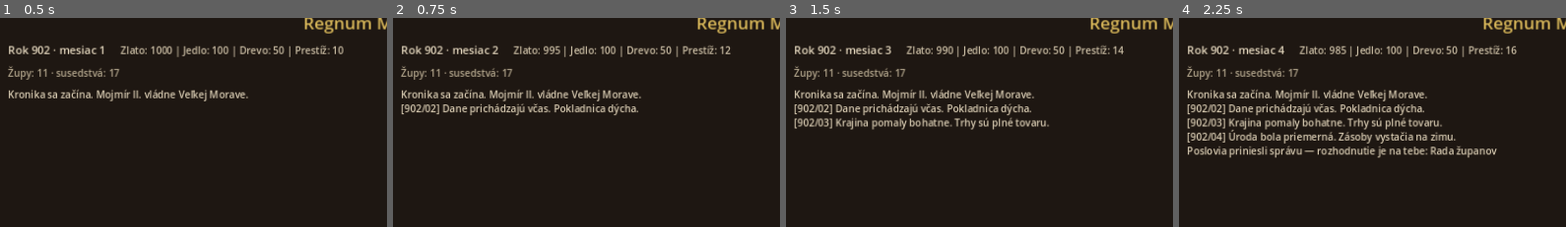
Above: before the commit, frames 1-4 (left to right).
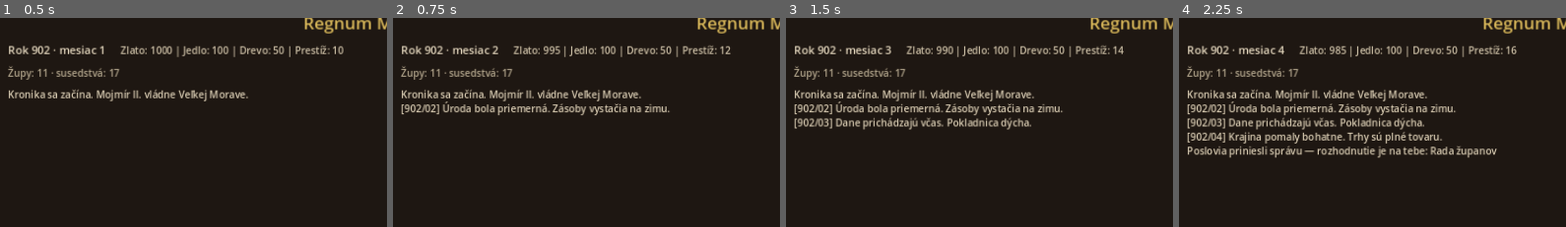
Above: after the commit, the same moments.

Repository: kriklavycarodejnik/Regnum-moravicum
Game: Godot game, scene res://scenes/main/Main.tscn
Same seed, same stepped clock (60 frames per second), same inputs: the game is played once before the commit and once after it.
Inputs:
- Up to frame 1 (0.5 s): no input
- Up to frame 2 (0.75 s): click "Ďalší mesiac" at 0.5 s
- Up to frame 3 (1.5 s): click "Ďalší mesiac" at 1.25 s
- Up to frame 4 (2.25 s): click "Ďalší mesiac" at 2 s
The pictures show only the part of the screen within x 0-50%, y 2-52%; the shares and areas given below are measured in that part.

Frame 1 is identical in both runs. In frame 2, 1.4% of the frame differs, in the area x 12-72%, y 39-47%; in frame 3, 2.8%; in frame 4, 4.3%, in the area x 12-72%, y 39-61%.

Commit message:
feat(godot): M3 skeleton — WarManager adjacency + DiplomacyManager moods
- WarManager: neighbors, occupation, frontiers
- DiplomacyManager: 6 factions (React kánon), personality mood drift, gifts
- Tick wires diplomacy + war phases
- Smoke v3: adjacency, frontiers, drift, events, determinism — SMOKE_PASS

Diff:
--- a/godot/autoloads/GameManager.gd
+++ b/godot/autoloads/GameManager.gd
@@ -8,6 +8,8 @@
 const _NobilityManager := preload("res://scripts/managers/NobilityManager.gd")
 const _NarrationManager := preload("res://scripts/managers/NarrationManager.gd")
 const _EventManager := preload("res://scripts/managers/EventManager.gd")
+const _DiplomacyManager := preload("res://scripts/managers/DiplomacyManager.gd")
+const _WarManager := preload("res://scripts/managers/WarManager.gd")
 const _MapManager := preload("res://scripts/managers/MapManager.gd")
 
 var game_state
@@ -17,23 +19,28 @@
 var nobility_manager
 var narration_manager
 var event_manager
+var diplomacy_manager
+var war_manager
 var map_manager
 
 
 func _ready() -> void:
 	_bootstrap()
-	print("GameManager ready – M1+M2+events (year %d, provinces %d)" % [
-		game_state.year, game_state.provinces.size()
+	print("GameManager ready – M1+M2+M3skel (year %d, provinces %d, factions %d)" % [
+		game_state.year, game_state.provinces.size(), game_state.factions.size()
 	])
 
 
 func _bootstrap() -> void:
 	game_state = _GameState.new()
 	save_manager = _SaveManager.new(42)
+	var rng = save_manager.get_rng()
 	economy_manager = _EconomyManager.new(game_state)
-	nobility_manager = _NobilityManager.new(game_state, save_manager.get_rng())
-	narration_manager = _NarrationManager.new(game_state, save_manager.get_rng())
-	event_manager = _EventManager.new(game_state, save_manager.get_rng())
+	nobility_manager = _NobilityManager.new(game_state, rng)
+	narration_manager = _NarrationManager.new(game_state, rng)
+	event_manager = _EventManager.new(game_state, rng)
+	diplomacy_manager = _DiplomacyManager.new(game_state, rng)
+	war_manager = _WarManager.new(game_state, rng)
 	map_manager = _MapManager.new(game_state)
 	var loaded: int = map_manager.load_provinces_from_dir("res://data/provinces/")
 	print("MapManager loaded provinces: ", loaded)
@@ -43,6 +50,8 @@
 		nobility_manager,
 		narration_manager,
 		event_manager,
+		diplomacy_manager,
+		war_manager,
 		save_manager
 	)
 
@@ -81,10 +90,13 @@
 	if loaded == null:
 		return false
 	game_state = loaded
+	var rng = save_manager.get_rng()
 	economy_manager = _EconomyManager.new(game_state)
-	nobility_manager = _NobilityManager.new(game_state, save_manager.get_rng())
-	narration_manager = _NarrationManager.new(game_state, save_manager.get_rng())
-	event_manager = _EventManager.new(game_state, save_manager.get_rng())
+	nobility_manager = _NobilityManager.new(game_state, rng)
+	narration_manager = _NarrationManager.new(game_state, rng)
+	event_manager = _EventManager.new(game_state, rng)
+	diplomacy_manager = _DiplomacyManager.new(game_state, rng)
+	war_manager = _WarManager.new(game_state, rng)
 	map_manager = _MapManager.new(game_state)
 	map_manager.provinces = game_state.provinces.duplicate(true)
 	tick_manager = _TickManager.new(
@@ -93,6 +105,8 @@
 		nobility_manager,
 		narration_manager,
 		event_manager,
+		diplomacy_manager,
+		war_manager,
 		save_manager
 	)
 	return true
--- a/godot/scripts/core/TickManager.gd
+++ b/godot/scripts/core/TickManager.gd
@@ -9,15 +9,28 @@
 var nobility
 var narration
 var events
+var diplomacy
+var war
 var save_manager
 
 
-func _init(state, eco, nob, nar, ev = null, save = null) -> void:
+func _init(
+	state,
+	eco,
+	nob,
+	nar,
+	ev = null,
+	dip = null,
+	w = null,
+	save = null
+) -> void:
 	game_state = state
 	economy = eco
 	nobility = nob
 	narration = nar
 	events = ev
+	diplomacy = dip
+	war = w
 	save_manager = save
 
 
@@ -36,8 +49,13 @@
 		"month": game_state.month
 	}
 
+	# Order aligned with architecture (subset of full 14 phases)
 	report["economy"] = economy.process_economy()
 	report["nobility"] = nobility.process_nobility()
+	if diplomacy != null:
+		report["diplomacy"] = diplomacy.process_diplomacy()
+	if war != null:
+		report["war"] = war.process_wars()
 	if events != null:
 		report["event"] = events.process_events()
 
--- /dev/null
+++ b/godot/scripts/managers/DiplomacyManager.gd
@@ -0,0 +1,88 @@
+# scripts/managers/DiplomacyManager.gd
+class_name DiplomacyManager
+extends RefCounted
+
+## M3 skeleton — faction moods + personality drift.
+## Full treaty AI ports React diplomacyEngine later.
+
+var game_state
+var rng: RandomNumberGenerator
+
+const PERSONALITY_DRIFT := {
+	"aggressive": -1.5,
+	"loyal": 0.5,
+	"opportunist": -0.5,
+	"traitor": -1.0,
+	"diplomatic": 0.25
+}
+
+
+func _init(state, rng_ref: RandomNumberGenerator) -> void:
+	game_state = state
+	rng = rng_ref
+	_ensure_default_factions()
+
+
+func _ensure_default_factions() -> void:
+	if not game_state.factions.is_empty():
+		return
+	# React INITIAL_FACTIONS parity (kánon v1.1 — bez Kumánov pri štarte 902)
+	var defaults := [
+		{"id": "zupani", "name": "Župani", "personality": "loyal", "mood": 70.0},
+		{"id": "cyrilometodski", "name": "Cyrilometodskí Kňazi", "personality": "opportunist", "mood": 55.0},
+		{"id": "byzantski", "name": "Byzantskí Poslovia", "personality": "opportunist", "mood": 50.0},
+		{"id": "nemecki", "name": "Nemeckí Kolonisti", "personality": "traitor", "mood": 40.0},
+		{"id": "madari", "name": "Maďarské zvyšky", "personality": "aggressive", "mood": 30.0},
+		{"id": "bogatovci", "name": "Bogatovci", "personality": "opportunist", "mood": 45.0}
+	]
+	for f in defaults:
+		game_state.factions[f["id"]] = f.duplicate(true)
+
+
+func decay_moods() -> void:
+	for fid in game_state.factions:
+		var f = game_state.factions[fid]
+		if typeof(f) != TYPE_DICTIONARY:
+			continue
+		var personality: String = str(f.get("personality", "opportunist"))
+		var drift: float = float(PERSONALITY_DRIFT.get(personality, -0.25))
+		var mood: float = float(f.get("mood", 50.0))
+		# Small noise from seeded RNG
+		drift += rng.randf_range(-0.15, 0.15)
+		f["mood"] = clampf(mood + drift, 0.0, 100.0)
+
+
+func get_mood(faction_id: String) -> float:
+	var f = game_state.factions.get(faction_id)
+	if f == null or typeof(f) != TYPE_DICTIONARY:
+		return 50.0
+	return float(f.get("mood", 50.0))
+
+
+func apply_gift(faction_id: String, gold_cost: int = 20) -> Dictionary:
+	if int(game_state.resources.get("gold", 0)) < gold_cost:
+		return {"ok": false, "error": "not_enough_gold"}
+	game_state.resources["gold"] = int(game_state.resources.get("gold", 0)) - gold_cost
+	var f = game_state.factions.get(faction_id)
+	if f == null or typeof(f) != TYPE_DICTIONARY:
+		return {"ok": false, "error": "unknown_faction"}
+	f["mood"] = clampf(float(f.get("mood", 50.0)) + 8.0, 0.0, 100.0)
+	return {"ok": true, "faction": faction_id, "mood": f["mood"]}
+
+
+func process_diplomacy() -> Dictionary:
+	decay_moods()
+	var summary: Array = []
+	for fid in game_state.factions:
+		var f = game_state.factions[fid]
+		if typeof(f) == TYPE_DICTIONARY:
+			summary.append({
+				"id": fid,
+				"mood": f.get("mood", 50.0),
+				"personality": f.get("personality", "")
+			})
+	return {
+		"type": "diplomacy",
+		"factions": summary,
+		"placeholder": true
+	}
--- /dev/null
+++ b/godot/scripts/managers/WarManager.gd
@@ -0,0 +1,79 @@
+# scripts/managers/WarManager.gd
+class_name WarManager
+extends RefCounted
+
+## M3 skeleton — adjacency + occupation stubs.
+## Full battle resolution ports Phase 2 React battle engine later.
+
+var game_state
+var rng: RandomNumberGenerator
+
+
+func _init(state, rng_ref: RandomNumberGenerator) -> void:
+	game_state = state
+	rng = rng_ref
+
+
+func get_neighbors(province_id: String) -> Array:
+	var p = game_state.provinces.get(province_id)
+	if p == null or typeof(p) != TYPE_DICTIONARY:
+		return []
+	return p.get("neighbors", [])
+
+
+func are_adjacent(a: String, b: String) -> bool:
+	return b in get_neighbors(a)
+
+
+func get_owner(province_id: String) -> String:
+	var p = game_state.provinces.get(province_id)
+	if p == null or typeof(p) != TYPE_DICTIONARY:
+		return ""
+	return str(p.get("owner_faction", ""))
+
+
+func set_occupier(province_id: String, faction_id: String) -> bool:
+	if not game_state.provinces.has(province_id):
+		return false
+	var p = game_state.provinces[province_id]
+	if typeof(p) != TYPE_DICTIONARY:
+		return false
+	p["occupier_faction"] = faction_id
+	return true
+
+
+func clear_occupation(province_id: String) -> void:
+	var p = game_state.provinces.get(province_id)
+	if p != null and typeof(p) == TYPE_DICTIONARY:
+		p.erase("occupier_faction")
+
+
+func list_frontiers(faction_id: String = "moravia") -> Array:
+	## Provinces owned by faction that border a different owner/occupier.
+	var frontiers: Array = []
+	for pid in game_state.provinces:
+		var p = game_state.provinces[pid]
+		if typeof(p) != TYPE_DICTIONARY:
+			continue
+		var owner: String = str(p.get("owner_faction", ""))
+		if owner != faction_id:
+			continue
+		for n in p.get("neighbors", []):
+			var np = game_state.provinces.get(n)
+			if np == null or typeof(np) != TYPE_DICTIONARY:
+				continue
+			var n_owner: String = str(np.get("occupier_faction", np.get("owner_faction", "")))
+			if n_owner != faction_id:
+				frontiers.append({"province": pid, "neighbor": n, "neighbor_control": n_owner})
+	return frontiers
+
+
+func process_wars() -> Dictionary:
+	## Placeholder monthly war tick — no auto battles yet.
+	var frontiers := list_frontiers("moravia")
+	return {
+		"type": "war",
+		"frontier_count": frontiers.size(),
+		"frontiers_sample": frontiers.slice(0, mini(3, frontiers.size())),
+		"placeholder": true
+	}
--- a/godot/tools/smoke_test.gd
+++ b/godot/tools/smoke_test.gd
@@ -1,6 +1,4 @@
 # tools/smoke_test.gd
-# Headless smoke: determinism, provinces+neighbors, events, save/load
-# godot --headless --path . -s res://tools/smoke_test.gd
 extends SceneTree
 
 const _GameState := preload("res://scripts/core/GameState.gd")
@@ -10,119 +8,115 @@
 const _NobilityManager := preload("res://scripts/managers/NobilityManager.gd")
 const _NarrationManager := preload("res://scripts/managers/NarrationManager.gd")
 const _EventManager := preload("res://scripts/managers/EventManager.gd")
+const _DiplomacyManager := preload("res://scripts/managers/DiplomacyManager.gd")
+const _WarManager := preload("res://scripts/managers/WarManager.gd")
 const _MapManager := preload("res://scripts/managers/MapManager.gd")
 
 
 func _make_world(seed_value: int):
 	var state = _GameState.new()
 	var save = _SaveManager.new(seed_value)
+	var rng = save.get_rng()
 	var map = _MapManager.new(state)
 	map.load_provinces_from_dir("res://data/provinces/")
 	state.nobles["mojmir_ii"] = {
 		"id": "mojmir_ii", "name": "Mojmír II.", "birth_year": 870, "is_ruler": true
 	}
 	var eco = _EconomyManager.new(state)
-	var nob = _NobilityManager.new(state, save.get_rng())
-	var nar = _NarrationManager.new(state, save.get_rng())
-	var ev = _EventManager.new(state, save.get_rng())
-	var tick = _TickManager.new(state, eco, nob, nar, ev, save)
-	return {"state": state, "save": save, "tick": tick, "events": ev, "map": map}
+	var nob = _NobilityManager.new(state, rng)
+	var nar = _NarrationManager.new(state, rng)
+	var ev = _EventManager.new(state, rng)
+	var dip = _DiplomacyManager.new(state, rng)
+	var war = _WarManager.new(state, rng)
+	var tick = _TickManager.new(state, eco, nob, nar, ev, dip, war, save)
+	return {
+		"state": state, "save": save, "tick": tick, "events": ev,
+		"dip": dip, "war": war, "map": map
+	}
 
 
 func _init() -> void:
 	var ok := true
-	print("=== Regnum Moravicum smoke test v2 ===")
+	print("=== Regnum Moravicum smoke test v3 (M3skel) ===")
 
 	var w = _make_world(42)
 	var state = w.state
 	var save = w.save
 	var tick = w.tick
 	var events = w.events
+	var war = w.war
+	var dip = w.dip
 
-	# Provinces + neighbors
 	if state.provinces.size() != 11:
-		print("FAIL: provinces ", state.provinces.size())
-		ok = false
+		print("FAIL: provinces"); ok = false
 	else:
 		print("provinces: 11")
 
-	var edges := 0
-	for pid in state.provinces:
-		var p = state.provinces[pid]
-		var ns: Array = p.get("neighbors", [])
-		edges += ns.size()
-		for n in ns:
-			if not state.provinces.has(n):
-				print("FAIL: neighbor missing ", n)
-				ok = false
-			elif not state.provinces[n].get("neighbors", []).has(pid):
-				print("FAIL: asymmetric edge ", pid, "<->", n)
-				ok = false
-	print("neighbor edges (directed count): ", edges)
+	if state.factions.size() != 6:
+		print("FAIL: factions ", state.factions.size()); ok = false
+	else:
+		print("factions: 6")
 
-	# Determinism: two worlds same seed → same chronicles after N ticks
+	# Adjacency
+	if not war.are_adjacent("nitra", "morava"):
+		print("FAIL: nitra-morava adjacency"); ok = false
+	else:
+		print("adjacency nitra↔morava OK")
+	if war.are_adjacent("uzhorod", "nitra"):
+		print("FAIL: uzhorod should not border nitra"); ok = false
+
+	# Frontiers: all moravia-owned → 0 external unless we mark enemy
+	war.set_occupier("uzhorod", "madari")
+	var fronts: Array = war.list_frontiers("moravia")
+	print("frontiers after magyar occupy uzhorod: ", fronts.size())
+	if fronts.is_empty():
+		print("FAIL: expected frontier with zemplin"); ok = false
+	else:
+		print("war frontiers OK")
+
+	# Determinism
 	var w1 = _make_world(77)
 	var w2 = _make_world(77)
-	var chronicles_a: Array = []
-	var chronicles_b: Array = []
+	var a: Array = []
+	var b: Array = []
 	for i in range(8):
-		var r1: Dictionary = w1.tick.process_tick()
-		var r2: Dictionary = w2.tick.process_tick()
-		chronicles_a.append(r1.get("chronicle", ""))
-		chronicles_b.append(r2.get("chronicle", ""))
-	if chronicles_a != chronicles_b:
-		print("FAIL: chronicle not deterministic under same seed")
-		print(" A=", chronicles_a)
-		print(" B=", chronicles_b)
-		ok = false
+		a.append(w1.tick.process_tick().get("chronicle", ""))
+		b.append(w2.tick.process_tick().get("chronicle", ""))
+	if a != b:
+		print("FAIL: determinism"); ok = false
 	else:
-		print("determinism OK (8 ticks, seed 77)")
+		print("determinism OK")
 
-	# Calendar + event raise
-	for i in range(13):
+	# Diplomacy drift runs
+	var mood0: float = dip.get_mood("madari")
+	for i in range(5):
 		tick.process_tick()
-	print("after 13 ticks: %d/%d gold=%s prestige=%s pending=%s" % [
-		state.year, state.month,
-		state.resources.get("gold"), state.resources.get("prestige"),
-		state.pending_event != null
-	])
-	if state.year != 903 or state.month != 2:
-		print("FAIL: calendar")
-		ok = false
+	var mood1: float = dip.get_mood("madari")
+	print("madari mood drift: %.2f -> %.2f" % [mood0, mood1])
+	# aggressive should tend downward; allow noise
+	if mood1 > mood0 + 2.0:
+		print("WARN: unexpected mood rise for aggressive")
+
+	# Events + resolve
+	while state.pending_event == null and state.year < 904:
+		tick.process_tick()
 	if state.pending_event == null:
-		print("FAIL: expected pending event by month 3+")
-		ok = false
+		print("FAIL: no event"); ok = false
 	else:
-		print("event raised: ", state.pending_event.get("title"))
-		var res: Dictionary = events.resolve_choice("gifts")
-		if not res.get("ok", false):
-			print("FAIL: resolve_choice")
-			ok = false
+		print("event: ", state.pending_event.get("title"))
+		if not events.resolve_choice("fortify").get("ok", false):
+			print("FAIL: resolve"); ok = false
 		else:
-			print("choice resolved OK")
-		if state.pending_event != null:
-			print("FAIL: pending not cleared")
-			ok = false
+			print("event resolve OK")
 
-	# Save uses to_dict path
+	# Save/load
 	if not save.save_game(state, "user://smoke_save.dat"):
-		print("FAIL: save")
-		ok = false
+		print("FAIL: save"); ok = false
 	var loaded = save.load_game("user://smoke_save.dat")
-	if loaded == null or loaded.year != state.year:
-		print("FAIL: load")
-		ok = false
+	if loaded == null or loaded.factions.size() != 6:
+		print("FAIL: load factions"); ok = false
 	else:
-		print("save/load OK (versioned to_dict)")
-
-	# Autosave single slot
-	state.month = 12
-	save.autosave_if_year_end(state)
-	if not FileAccess.file_exists("user://autosave.dat"):
-		print("FAIL: autosave.dat missing")
-		ok = false
-	else:
-		print("autosave single slot OK")
+		print("save/load OK")
 
 	if ok:
 		print("SMOKE_PASS")
